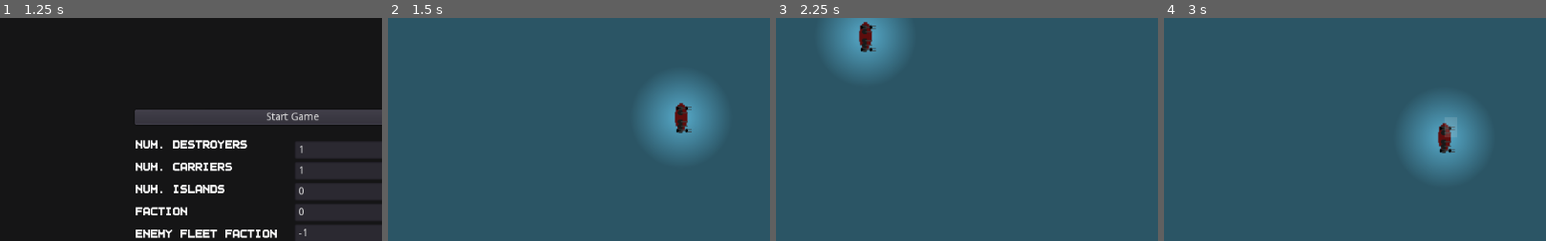
Above: before the commit, frames 1-4 (left to right).
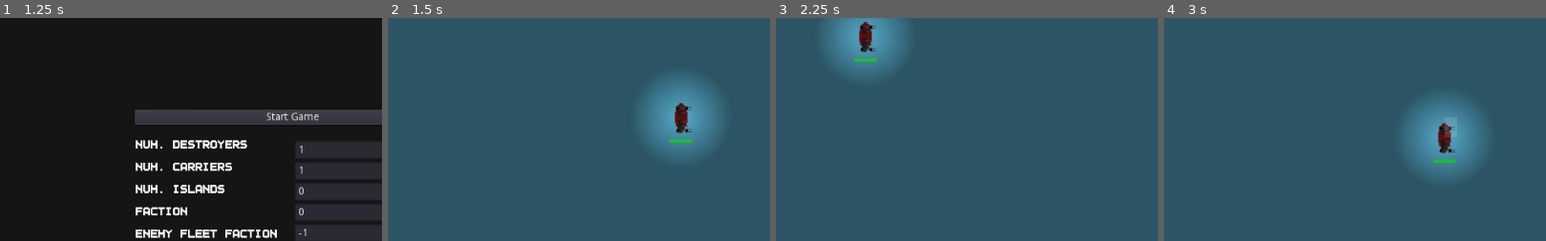
Above: after the commit, the same moments.

Repository: peter-shaw-benson/naval-game
Game: Godot game, scene res://gui/MainMenu.tscn
The game is run twice, just before and just after one commit, with the same random seed, the same clock (stepped at 60 frames per second) and the same inputs.
Inputs (mouse positions are % of the whole screen's width and height, from its top left):
- Up to frame 1 (1.25 s): click "Start Game" at 0.5 s
- Up to frame 2 (1.5 s): click "Start Game" at 1.25 s
- Up to frame 3 (2.25 s): drag from (10, 29) to (50, 57) at 2.02 s
- Up to frame 4 (3 s): drag from (50, 57) to (45, 70) at 2.77 s
The pictures show only the part of the screen within x 12-62%, y 34-84%; the shares and areas given below are measured in that part.

Frame 1 is identical in both runs. In frame 2, 0.1% of the frame differs, in the area x 73-80%, y 54-56%; in frame 3, 0.1%; in frame 4, 0.1%.

Commit message:
added healthbars to ships

Diff:
--- a/Ships2/Plane Launchers/Carrier.tscn
+++ b/Ships2/Plane Launchers/Carrier.tscn
@@ -64,6 +64,7 @@
 shape = SubResource( 2 )
 
 [node name="ScoutPlaneTriangle" type="Polygon2D" parent="."]
+visible = false
 scale = Vector2( 2, 2 )
 color = Color( 0.670588, 0.113725, 0.65098, 1 )
 polygon = PoolVector2Array( 0, 0, 107.5, -223.5, -13.5, -221.5, -107.5, -192, -175, -102, -202, 8 )
--- a/Ships2/ShipScene.gd
+++ b/Ships2/ShipScene.gd
@@ -5,6 +5,7 @@
 
 export var Turret: PackedScene
 export var TorpedoTube: PackedScene
+export var Healthbar: PackedScene
 
 signal new_course_change(current_target, placement)
 signal reached_target()
@@ -25,6 +26,9 @@
 var faction_visibility_group = "visible_to_"
 var in_combat = false
 var combat_ticks = 0
+
+var healthbar
+var healthbar_offset = Vector2(-15, 30)
 
 # this is for placing the ghost sprite
 var temp_target = Vector2(0,0)
@@ -61,6 +65,7 @@
 		add_to_group("faction_2")
 
 	self.faction_visibility_group += str(faction)
+	add_to_group(faction_visibility_group)
 
 	if self.faction != GameState.get_playerFaction():
 		add_to_group("enemy")
@@ -96,8 +101,11 @@
 	unlock_turrets()
 	get_node("ShotTimer").start()
 
-	# configure light
-	get_node("DetectionLight")
+	# Healthbar
+	healthbar = Healthbar.instance()
+	get_tree().root.add_child(healthbar)
+	healthbar.value = self.get_health()
+	healthbar.max_value = self.get_health()
 
 func handle_right_click(placement):
 	#print("handling right click")
@@ -369,6 +377,13 @@
 	#position.x = clamp(position.x, 0, screen_size.x)
 	#position.y = clamp(position.y, 0, screen_size.y)
 
+	if self.is_in_group("visible_to_" + str(GameState.get_playerFaction())):
+		healthbar.visible = true
+		healthbar.set_global_position(self.global_position + healthbar_offset)
+		healthbar.set_rotation(0)
+	else:
+		healthbar.visible = false
+
 func _process(delta):
 
 	draw_ghost_sprite()
@@ -412,9 +427,13 @@
 
 	self.unitData.damage(weapon)
 
+	healthbar.value = self.get_health()
+
 	if self.get_health() <= 0:
 		print("ship lost")
 		emit_signal("ship_lost", self)
+
+		healthbar.queue_free()
 
 # if / when we add back fuel, we can use the prototypes in the Ship Squadron class.
 
--- a/Ships2/ShipScene.tscn
+++ b/Ships2/ShipScene.tscn
@@ -1,8 +1,9 @@
-[gd_scene load_steps=6 format=2]
+[gd_scene load_steps=7 format=2]
 
 [ext_resource path="res://art/Individual Ship Sprite/Gunboat/GunboatSprite.tres" type="SpriteFrames" id=1]
 [ext_resource path="res://Ships2/ShipScene.gd" type="Script" id=2]
 [ext_resource path="res://Miscellaneous/Detection Area.tscn" type="PackedScene" id=3]
+[ext_resource path="res://gui/ShipGUI/Healthbar.tscn" type="PackedScene" id=4]
 [ext_resource path="res://Ships2/Turrets/Turret.tscn" type="PackedScene" id=5]
 
 [sub_resource type="CapsuleShape2D" id=8]
@@ -15,6 +16,7 @@
 script = ExtResource( 2 )
 detector_scene = ExtResource( 3 )
 Turret = ExtResource( 5 )
+Healthbar = ExtResource( 4 )
 
 [node name="Sprite" type="AnimatedSprite" parent="."]
 scale = Vector2( 2, 2 )
--- /dev/null
+++ b/gui/ShipGUI/Healthbar.gd
@@ -0,0 +1,12 @@
+extends ProgressBar
+
+
+func init(starting_value):
+	self.max_value = starting_value
+	self.value = starting_value
+
+func update_health(new_value):
+	self.value = new_value
+
+func update_position(ship_position):
+	self.set_global_position(ship_position)
--- /dev/null
+++ b/gui/ShipGUI/Healthbar.tscn
@@ -0,0 +1,17 @@
+[gd_scene load_steps=4 format=2]
+
+[ext_resource path="res://art/themes/healthbar.tres" type="StyleBox" id=1]
+[ext_resource path="res://gui/ShipGUI/Healthbar.gd" type="Script" id=2]
+
+[sub_resource type="StyleBoxFlat" id=1]
+bg_color = Color( 0, 0, 0, 1 )
+
+[node name="Healthbar" type="ProgressBar"]
+margin_top = 30.0
+margin_right = 30.0
+margin_bottom = 34.0
+custom_styles/fg = ExtResource( 1 )
+custom_styles/bg = SubResource( 1 )
+value = 50.0
+percent_visible = false
+script = ExtResource( 2 )
